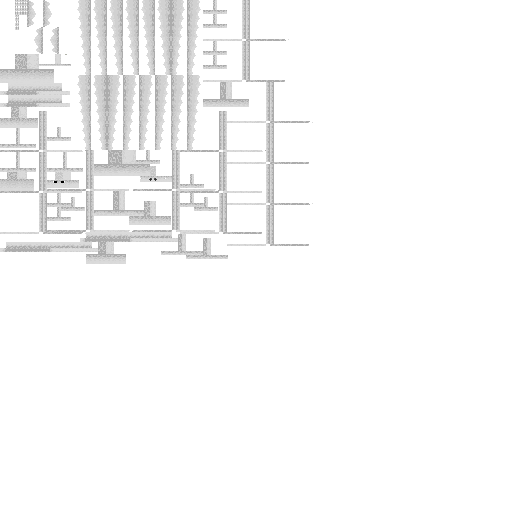
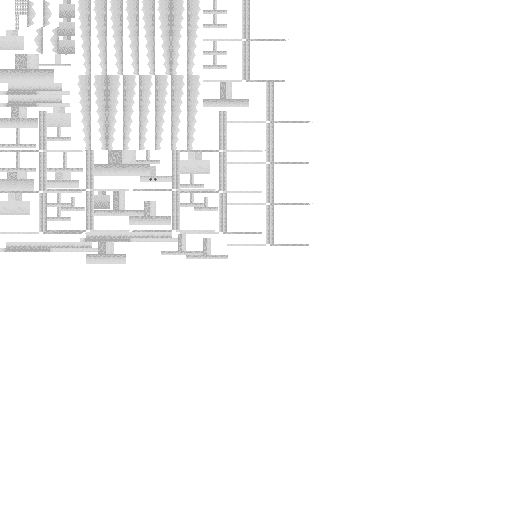
Layer changes from the first 512px x 512px image to the second:
hid group "Eyes" (1 layers) over [52, 177, 166, 183]
added layer "Top" in group "Legs" over [0, 30, 210, 215]
added layer "Bottom" in group "Legs" over [59, 0, 110, 209]
painted on "Nose" over [149, 178, 157, 181]
